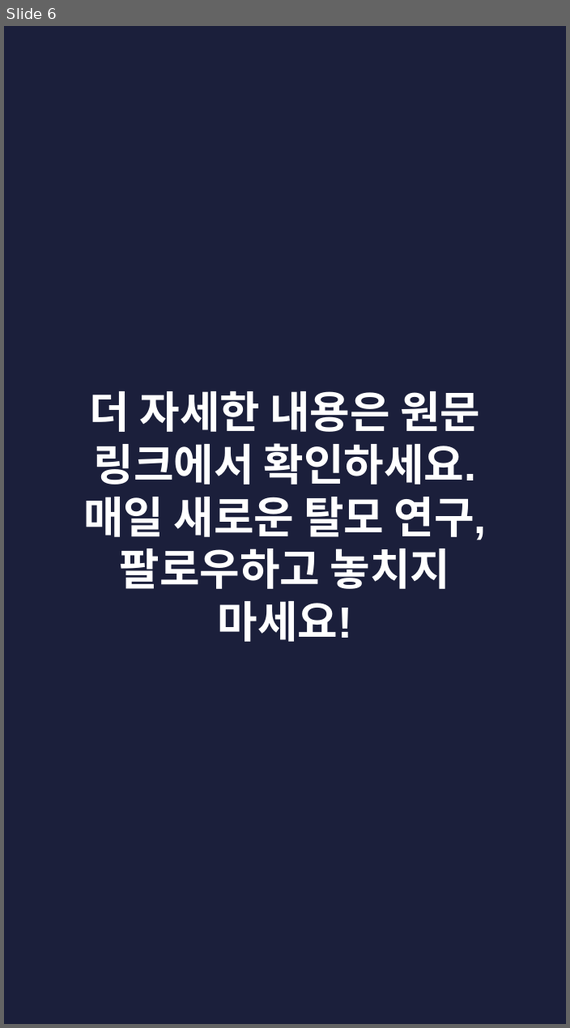
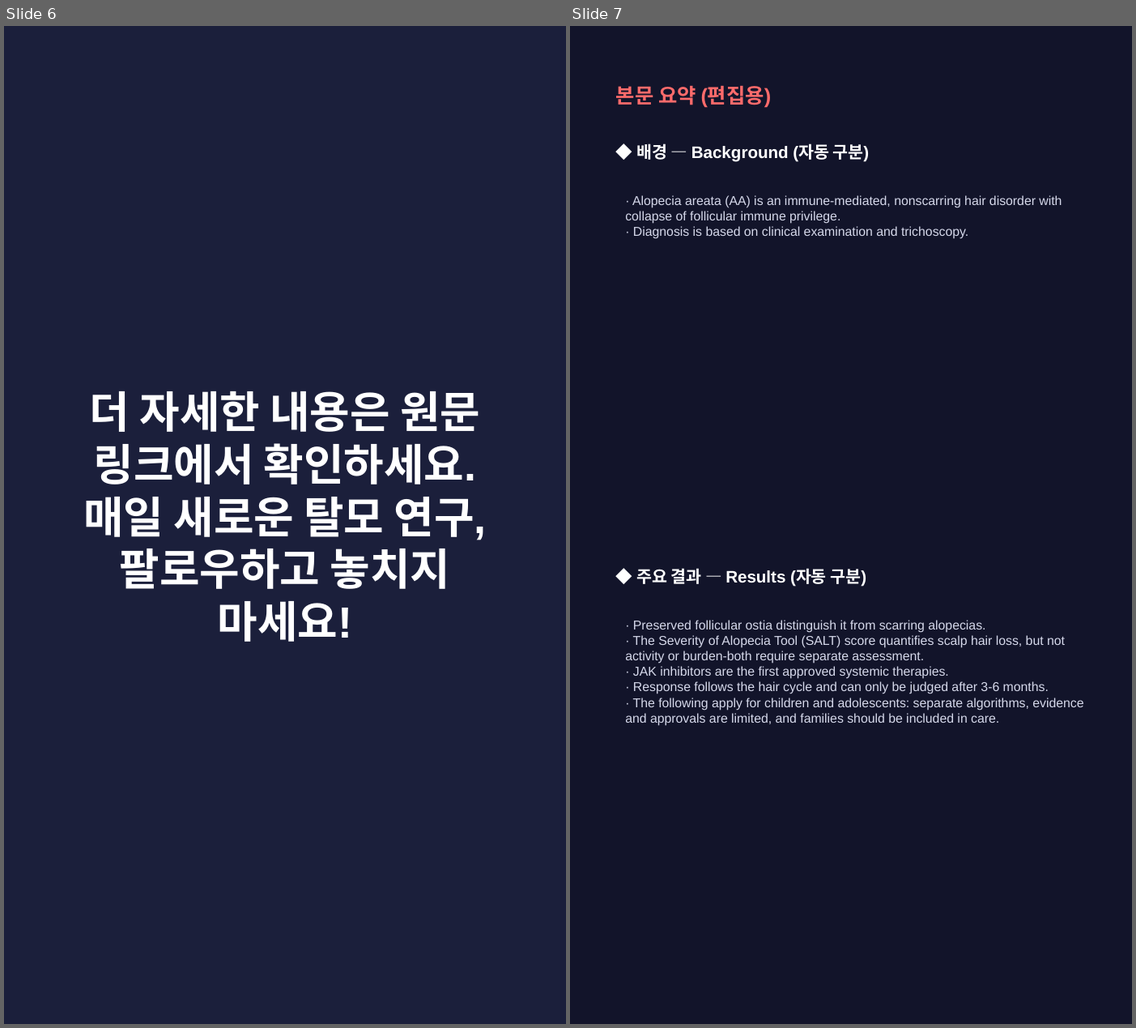
Before and after one commit to hyokang2010-BJ-ANTH/product-builder-test, a slide deck: pwa/data/latest/slides.pptx. Shown side by side, each under a label of ours: slide 6 before the commit, slides 6 and 7 after it. The pictures are 570x1028 and 1136x1028 pixels, drawn with LibreOffice and Linux fonts; fonts in the diff are those of the drawing. Boxes give left, top, right and bottom in pixels: in the first picture for what was removed or moved away, otherwise in the second. Text is boxed around its words. In the diff, an @@ line names an element or a change of style, - is before the commit and + after.

```diff
--- a/pwa/data/latest/slides.pptx
+++ b/pwa/data/latest/slides.pptx
@@ slide 7 added at <box>570,26,1132,1024</box>, background #12142A @@
@@ text added at <box>616,85,772,108</box>, 16 pt, text #FF6B6B, bold @@
+본문 요약 (편집용)
@@ text added at <box>636,143,870,162</box>, 13 pt, text #FFFFFF, bold @@
+◆ 배경 — Background (자동 구분)
@@ text added at <box>625,195,1062,239</box>, 10 pt, text #D5D8EA @@
+· Alopecia areata (AA) is an immune-mediated, nonscarring hair disorder with collapse of follicular immune privilege.
+· Diagnosis is based on clinical examination and trichoscopy.
@@ text added at <box>636,568,867,587</box>, 13 pt, text #FFFFFF, bold @@
+◆ 주요 결과 — Results (자동 구분)
@@ text added at <box>625,620,1084,726</box>, 10 pt, text #D5D8EA @@
+· Preserved follicular ostia distinguish it from scarring alopecias.
+· The Severity of Alopecia Tool (SALT) score quantifies scalp hair loss, but not activity or burden-both require separate assessment.
+· JAK inhibitors are the first approved systemic therapies.
+· Response follows the hair cycle and can only be judged after 3-6 months.
+· The following apply for children and adolescents: separate algorithms, evidence and approvals are limited, and families should be included in care.
```
Also in this commit, not shown: 2 slides changed, 3 other slides added, 6 slides removed, 26 other files.
